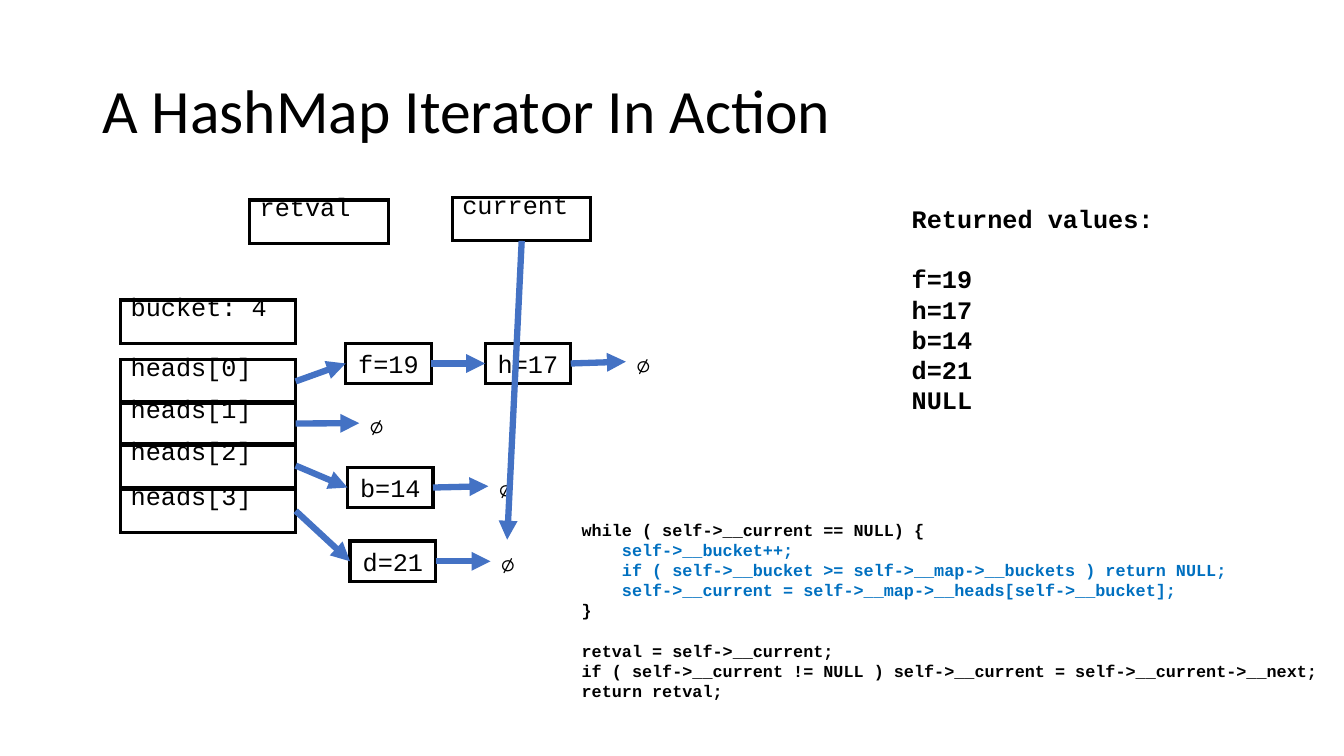
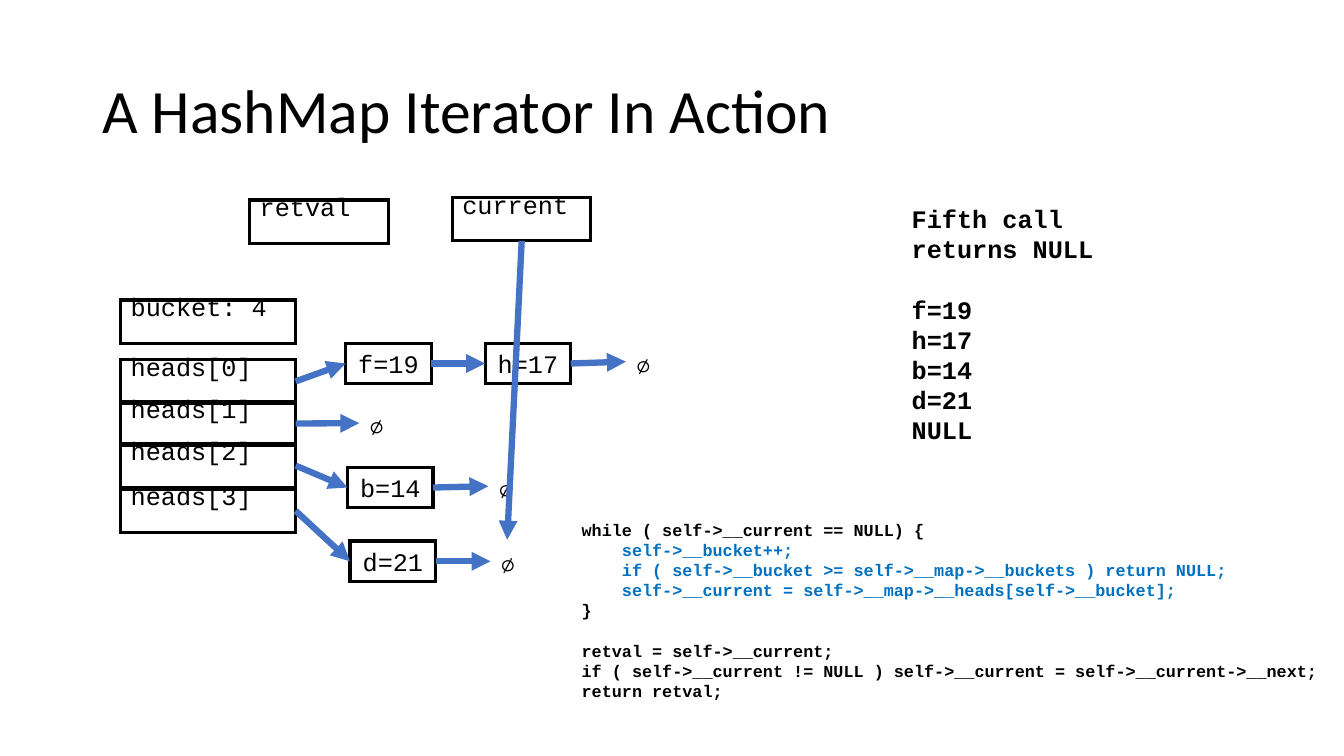
Before and after one commit to csev/cc4e, a slide deck: slide 33 of lectures/CC-05-Trees-Hash.pptx (slide 31 before the commit). Drawn at 1344x756 pixels with LibreOffice and Linux fonts; fonts in the diff are those of the drawing. Boxes give left, top, right and bottom in pixels: in the first picture for what was removed or moved away, otherwise in the second. Text is boxed around its words. In the diff, an @@ line names an element or a change of style, - is before the commit and + after.

```diff
--- a/lectures/CC-05-Trees-Hash.pptx
+++ b/lectures/CC-05-Trees-Hash.pptx
@@ text at (912,209,1093,259): text changed @@
-Returned values:
+Fifth call returns NULL
```
Also in this commit, not shown: 18 other slides changed, 3 slides added, 1 slide removed, 1 other file.
